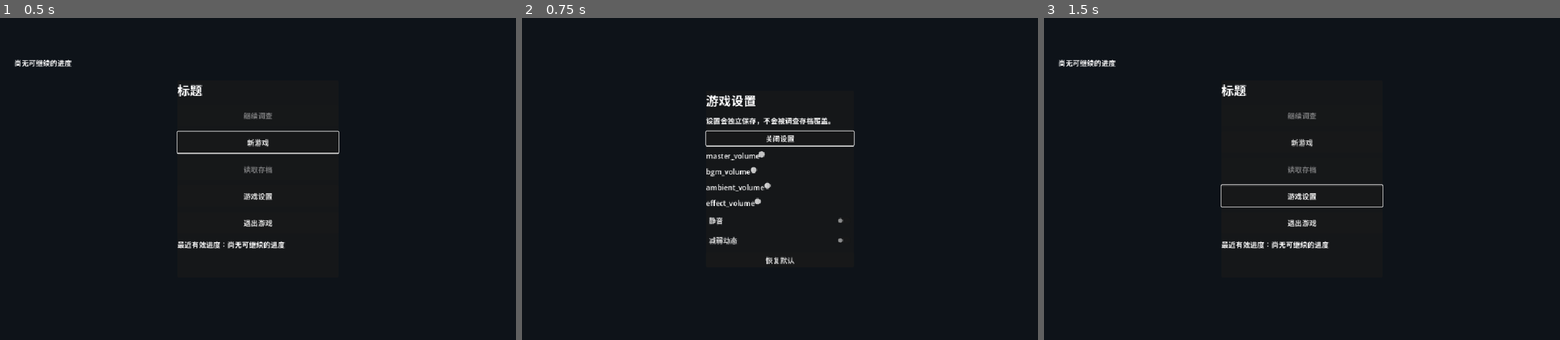
Above: before the commit, frames 1-3 (left to right).
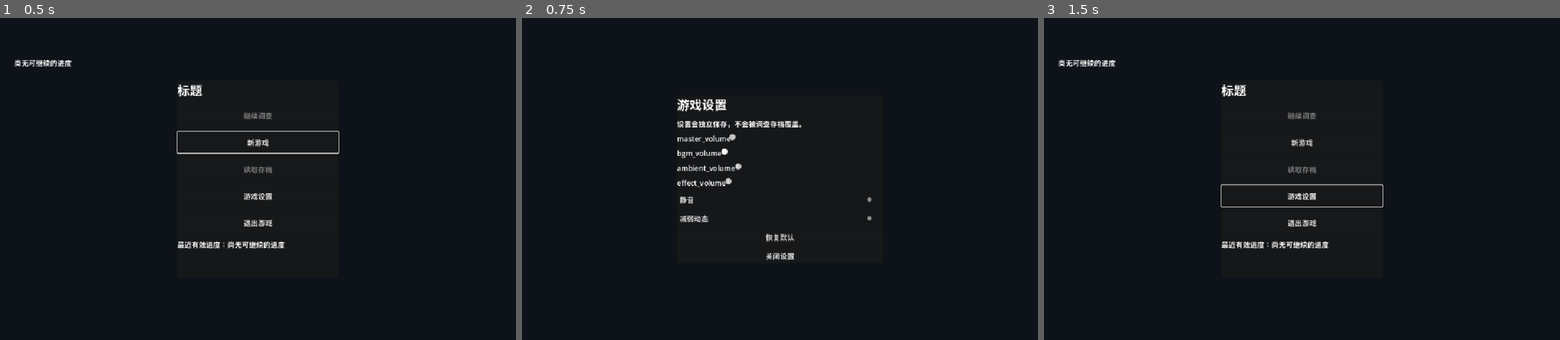
Above: after the commit, the same moments.

Repository: Rossgu25487/gamejam-2026-workspace
Game: Godot game, scene res://main/main.tscn
Two runs of this game, one before a commit and one after it. Both use one fixed random seed, a clock stepped at 60 frames per second and the inputs below.
Inputs:
- Up to frame 1 (0.5 s): no input
- Up to frame 2 (0.75 s): click "游戏设置" at 0.5 s
- Up to frame 3 (1.5 s): click "关闭设置" at 1.25 s

Frame 1 is identical in both runs. In frame 2, 3.0% of the frame differs, in the area x 30-68%, y 23-77%; in frame 3, nothing differs.

Commit message:
refactor: 将页面逻辑移入各自节点脚本

Diff:
--- a/game/main/main.gd
+++ b/game/main/main.gd
@@ -10,6 +10,10 @@
 @onready var counter_view: Control = $CounterView
 @onready var title_page: Control = $TitlePage
 @onready var pause_page: Control = $PausePage
+@onready var save_page: Control = $SavePage
+@onready var load_page: Control = $LoadPage
+@onready var settings_page: Control = $SettingsPage
+@onready var confirm_page: Control = $ConfirmPage
 
 var model: RefCounted
 var current_layer := "title"
@@ -19,11 +23,6 @@
 var confirm_origin := "title"
 var confirm_focus: Button
 var confirm_exits := false
-var confirm_panel: PanelContainer
-var subpage_panel: PanelContainer
-var confirm_cancel: Button
-var confirm_direct: Button
-var confirm_accept: Button
 var settings_service: Node
 var save_service: Node
 var game_start_service: Node
@@ -62,63 +61,24 @@
 	pause_page.settings_requested.connect(_on_settings)
 	pause_page.return_title_requested.connect(_on_return_title)
 	pause_page.exit_requested.connect(_on_pause_exit)
+	save_page.closed.connect(_on_close_subpage)
+	load_page.closed.connect(_on_close_subpage)
+	load_page.loaded.connect(_on_loaded)
+	settings_page.closed.connect(_on_close_subpage)
+	confirm_page.cancelled.connect(_on_confirm_cancel)
+	confirm_page.direct_requested.connect(_on_confirm_direct)
+	confirm_page.accepted.connect(_on_confirm_accept)
 	get_window().min_size = Vector2i(860, 560)
 	# 弹出子页面通用确认框初始化
-	_build_shared_pages()
 	_show_title()
-
-func _build_shared_pages() -> void:
-	# 分为弹出通用的确认框和提示子框，是跨标题/暂停共用的导航容器。
-	confirm_panel = _make_panel("离开确认", "当前调查尚未保存。请选择离开方式。")
-	# 确认按钮只初始化一次；重复打开时复用，避免 box 中不断累积按钮。
-	var confirm_box := confirm_panel.get_child(0) as VBoxContainer
-	confirm_cancel = Button.new()
-	confirm_cancel.text = "取消"
-	confirm_cancel.pressed.connect(_on_confirm_cancel)
-	confirm_box.add_child(confirm_cancel)
-	confirm_direct = Button.new()
-	confirm_direct.pressed.connect(_on_confirm_direct)
-	confirm_box.add_child(confirm_direct)
-	confirm_accept = Button.new()
-	confirm_accept.pressed.connect(_on_confirm_accept)
-	confirm_box.add_child(confirm_accept)
-	subpage_panel = _make_panel("游戏设置", "设置页由设置系统接管；本入口已接通。")
-	var close := Button.new()
-	close.text = "关闭设置"
-	close.pressed.connect(_on_close_subpage)
-	subpage_panel.get_child(0).add_child(close)
-	confirm_panel.hide()
-	subpage_panel.hide()
-
-func _make_panel(title: String, detail: String) -> PanelContainer:
-	# 面板放入全屏 CenterContainer，确保读取、设置和确认页始终居中。
-	var panel := PanelContainer.new()
-	panel.custom_minimum_size = Vector2(330, 0)
-	var host := CenterContainer.new()
-	# host始终铺满窗口；面板隐藏后，host不能截住下层按钮点击。
-	host.mouse_filter = Control.MOUSE_FILTER_IGNORE
-	host.set_anchors_and_offsets_preset(Control.PRESET_FULL_RECT)
-	add_child(host)
-	host.add_child(panel)
-	# 垂直容器，自动编排内部的节点
-	var box := VBoxContainer.new()
-	box.add_theme_constant_override("separation", 12)
-	panel.add_child(box)
-	var heading := Label.new()
-	heading.text = title
-	heading.add_theme_font_size_override("font_size", 28)
-	box.add_child(heading)
-	var subtitle := Label.new()
-	subtitle.text = detail
-	subtitle.autowrap_mode = TextServer.AUTOWRAP_WORD_SMART
-	box.add_child(subtitle)
-	return panel
 
 func _show_title() -> void:
 	# 返回标题时隐藏调查和所有上层页面，由标题页恢复自己的焦点。
 	current_layer = "title"
-	confirm_panel.hide()
-	subpage_panel.hide()
+	confirm_page.close_page()
+	save_page.close_page()
+	load_page.close_page()
+	settings_page.close_page()
 	pause_page.hide_page()
 	counter_view.hide()
 	title_page.show_page()
@@ -147,82 +107,32 @@
 	if not has_progress:
 		pause_page.set_save_available(false, "当前没有可保存的调查")
 		return
-	_open_subpage("保存存档", "请选择手动存档栏位（共3栏）。")
-	_build_save_buttons()
+	subpage_origin = current_layer
+	subpage_focus = pause_page.save_button
+	current_layer = "subpage"
+	title_page.hide_page(); pause_page.hide_page()
+	save_page.open(save_service, current_snapshot)
 func _on_load() -> void:
-	var records: Array = save_service.scan()
-	_open_subpage("读取存档", "请选择要读取的有效存档；读取失败会保留当前会话。")
-	_build_load_buttons(records)
+	subpage_origin = current_layer
+	subpage_focus = title_page.load_button if subpage_origin == "title" else pause_page.load_button
+	current_layer = "subpage"
+	title_page.hide_page(); pause_page.hide_page()
+	load_page.open(save_service)
 func _on_settings() -> void:
-	_open_subpage("游戏设置", "设置会独立保存，不会被调查存档覆盖。")
-	_build_settings_controls()
+	subpage_origin = current_layer
+	subpage_focus = title_page.settings_button if subpage_origin == "title" else pause_page.settings_button
+	current_layer = "subpage"
+	title_page.hide_page(); pause_page.hide_page()
+	settings_page.open(settings_service)
 
 func _on_start_ready(has_save: bool) -> void:
 	# 初始化服务完成后再决定标题页默认焦点。
 	title_page.apply_scan_result(has_save)
 
-func _clear_subpage_content() -> VBoxContainer:
-	var box := subpage_panel.get_child(0) as VBoxContainer
-	while box.get_child_count() > 3:
-		box.get_child(3).queue_free()
-	return box
-
-func _build_save_buttons() -> void:
-	var box := _clear_subpage_content()
-	for i in range(3):
-		var button := Button.new()
-		button.text = "手动存档 %d" % (i + 1)
-		button.pressed.connect(func() -> void:
-			if save_service.save_snapshot("manual", i, current_snapshot):
-				_on_close_subpage())
-		box.add_child(button)
-
-func _build_load_buttons(records: Array) -> void:
-	var box := _clear_subpage_content()
-	for record in records:
-		var button := Button.new()
-		var kind := str(record.get("slot_kind", "manual"))
-		var index := int(record.get("slot_index", 0))
-		button.text = "%s %d  |  序号 %s" % [kind, index + 1, str(record.get("save_sequence", "-"))]
-		button.pressed.connect(func() -> void:
-			var loaded: Dictionary = save_service.load_snapshot(kind, index)
-			if not loaded.is_empty():
-				current_snapshot = loaded
-				has_progress = true
-				_on_close_subpage())
-		box.add_child(button)
-	if records.is_empty():
-		var empty := Label.new()
-		empty.text = "没有可读取的有效存档"
-		box.add_child(empty)
-
-func _build_settings_controls() -> void:
-	var box := _clear_subpage_content()
-	for key in ["master_volume", "bgm_volume", "ambient_volume", "effect_volume"]:
-		var row := HBoxContainer.new()
-		var label := Label.new()
-		label.text = key
-		row.add_child(label)
-		var slider := HSlider.new()
-		slider.min_value = 0
-		slider.max_value = 100
-		slider.step = 5
-		slider.value = settings_service.get_value(key, 0)
-		slider.value_changed.connect(func(value: float) -> void: settings_service.set_value(key, int(value)))
-		row.add_child(slider)
-		box.add_child(row)
-	for key in ["mute", "reduce_motion"]:
-		var check := CheckButton.new()
-		check.text = "静音" if key == "mute" else "减弱动态"
-		check.button_pressed = settings_service.get_value(key, false)
-		check.toggled.connect(func(value: bool) -> void: settings_service.set_value(key, value))
-		box.add_child(check)
-	var reset := Button.new()
-	reset.text = "恢复默认"
-	reset.pressed.connect(func() -> void:
-		settings_service.restore_defaults()
-		_build_settings_controls())
-	box.add_child(reset)
+func _on_loaded(snapshot: Dictionary) -> void:
+	current_snapshot = snapshot.duplicate(true)
+	has_progress = true
+	_on_close_subpage()
 
 func _open_pause() -> void:
 	if current_layer != "investigation": return
@@ -235,16 +145,13 @@
 	subpage_focus = title_page.load_button if title == "读取存档" and subpage_origin == "title" else (pause_page.load_button if title == "读取存档" else (title_page.settings_button if subpage_origin == "title" else pause_page.settings_button))
 	current_layer = "subpage"
 	# 通用弹出子框赋值
-	var box := subpage_panel.get_child(0) as VBoxContainer
-	(box.get_child(0) as Label).text = title
-	(box.get_child(1) as Label).text = detail
 	title_page.hide_page()
 	pause_page.hide_page()
-	subpage_panel.show()
-	(box.get_child(2) as Button).grab_focus()
+	if title == "读取存档": load_page.open(save_service)
+	elif title == "游戏设置": settings_page.open(settings_service)
 
 func _on_close_subpage() -> void:
-	subpage_panel.hide()
+	save_page.close_page(); load_page.close_page(); settings_page.close_page()
 	if subpage_origin == "title": _show_title()
 	else: current_layer = "pause"; pause_page.show_page()
 	if is_instance_valid(subpage_focus): subpage_focus.grab_focus()
@@ -259,21 +166,12 @@
 	confirm_origin = current_layer
 	confirm_focus = title_page.exit_button if confirm_origin == "title" else pause_page.exit_button
 	current_layer = "confirm"
-	var box := confirm_panel.get_child(0) as VBoxContainer
-	(box.get_child(0) as Label).text = title
-	(box.get_child(1) as Label).text = detail
-	# 只更新已有按钮，不在每次打开时创建新节点或重复连接信号。
-	confirm_direct.text = "直接退出" if exits else "直接返回"
-	confirm_direct.visible = confirm_origin != "title"
-	confirm_accept.text = accept_text
-	confirm_accept.disabled = confirm_origin != "title"
 	title_page.hide_page()
 	pause_page.hide_page()
-	confirm_panel.show()
-	confirm_cancel.grab_focus()
+	confirm_page.open(title, detail, "直接退出" if exits else "直接返回", accept_text, confirm_origin != "title", confirm_origin == "title")
 
 func _on_confirm_cancel() -> void:
-	confirm_panel.hide()
+	confirm_page.close_page()
 	if confirm_origin == "title": _show_title()
 	else: current_layer = "pause"; pause_page.show_page()
 	if is_instance_valid(confirm_focus): confirm_focus.grab_focus()
@@ -281,7 +179,7 @@
 	if confirm_exits: get_tree().quit()
 	else: _show_title()
 func _on_confirm_accept() -> void:
-	if confirm_accept.disabled:
+	if not confirm_page.accept_button.visible:
 		return
 	_on_confirm_direct()
 
--- a/game/main/main.tscn
+++ b/game/main/main.tscn
@@ -4,6 +4,10 @@
 [ext_resource type="PackedScene" path="res://ui/counter_view.tscn" id="2"]
 [ext_resource type="PackedScene" path="res://title_page/title_page.tscn" id="3"]
 [ext_resource type="PackedScene" path="res://pause_page/pause_page.tscn" id="4"]
+[ext_resource type="PackedScene" path="res://pages/save_page.tscn" id="5"]
+[ext_resource type="PackedScene" path="res://pages/load_page.tscn" id="6"]
+[ext_resource type="PackedScene" path="res://pages/settings_page.tscn" id="7"]
+[ext_resource type="PackedScene" path="res://pages/confirm_page.tscn" id="8"]
 
 [node name="Main" type="Control" unique_id=253744139]
 layout_mode = 3
@@ -23,3 +27,15 @@
 [node name="PausePage" parent="." unique_id=1702305681 instance=ExtResource("4")]
 grow_horizontal = 2
 grow_vertical = 2
+
+[node name="SavePage" parent="." instance=ExtResource("5")]
+layout_mode = 1
+
+[node name="LoadPage" parent="." instance=ExtResource("6")]
+layout_mode = 1
+
+[node name="SettingsPage" parent="." instance=ExtResource("7")]
+layout_mode = 1
+
+[node name="ConfirmPage" parent="." instance=ExtResource("8")]
+layout_mode = 1
--- /dev/null
+++ b/game/pages/confirm_page.gd
@@ -0,0 +1,57 @@
+extends Control
+## 确认页只负责确认文案、按钮状态和用户选择。
+
+signal cancelled
+signal direct_requested
+signal accepted
+
+var panel: PanelContainer
+var box: VBoxContainer
+var cancel_button: Button
+var direct_button: Button
+var accept_button: Button
+
+func _ready() -> void:
+	_build_page()
+	hide()
+
+func _build_page() -> void:
+	var host := CenterContainer.new()
+	host.set_anchors_and_offsets_preset(Control.PRESET_FULL_RECT)
+	host.mouse_filter = Control.MOUSE_FILTER_IGNORE
+	add_child(host)
+	panel = PanelContainer.new()
+	panel.custom_minimum_size = Vector2(400, 0)
+	host.add_child(panel)
+	box = VBoxContainer.new()
+	box.add_theme_constant_override("separation", 10)
+	panel.add_child(box)
+	var title := Label.new()
+	title.add_theme_font_size_override("font_size", 28)
+	box.add_child(title)
+	var detail := Label.new()
+	detail.autowrap_mode = TextServer.AUTOWRAP_WORD_SMART
+	box.add_child(detail)
+	cancel_button = _button("取消", cancelled.emit)
+	direct_button = _button("直接返回", direct_requested.emit)
+	accept_button = _button("确认", accepted.emit)
+
+func _button(text: String, callback: Callable) -> Button:
+	var button := Button.new()
+	button.text = text
+	button.pressed.connect(callback)
+	box.add_child(button)
+	return button
+
+func open(title: String, detail: String, direct_text: String, accept_text: String, show_direct: bool, show_accept: bool) -> void:
+	(box.get_child(0) as Label).text = title
+	(box.get_child(1) as Label).text = detail
+	direct_button.text = direct_text
+	direct_button.visible = show_direct
+	accept_button.text = accept_text
+	accept_button.visible = show_accept
+	show()
+	cancel_button.grab_focus()
+
+func close_page() -> void:
+	hide()
--- /dev/null
+++ b/game/pages/confirm_page.tscn
@@ -0,0 +1,12 @@
+[gd_scene load_steps=2 format=3]
+
+[ext_resource type="Script" path="res://pages/confirm_page.gd" id="1"]
+
+[node name="ConfirmPage" type="Control"]
+layout_mode = 3
+anchors_preset = 15
+anchor_right = 1.0
+anchor_bottom = 1.0
+grow_horizontal = 2
+grow_vertical = 2
+script = ExtResource("1")
--- /dev/null
+++ b/game/pages/load_page.gd
@@ -0,0 +1,73 @@
+extends Control
+## 读取页只负责有效存档列表、焦点和读取结果展示。
+
+signal closed
+signal loaded(snapshot: Dictionary)
+
+var save_service: Node
+var panel: PanelContainer
+var box: VBoxContainer
+
+func _ready() -> void:
+	_build_page()
+	hide()
+
+func _build_page() -> void:
+	var host := CenterContainer.new()
+	host.set_anchors_and_offsets_preset(Control.PRESET_FULL_RECT)
+	host.mouse_filter = Control.MOUSE_FILTER_IGNORE
+	add_child(host)
+	panel = PanelContainer.new()
+	panel.custom_minimum_size = Vector2(420, 0)
+	host.add_child(panel)
+	box = VBoxContainer.new()
+	box.add_theme_constant_override("separation", 10)
+	panel.add_child(box)
+	var title := Label.new()
+	title.text = "读取存档"
+	title.add_theme_font_size_override("font_size", 28)
+	box.add_child(title)
+	var detail := Label.new()
+	detail.text = "请选择有效存档；读取失败会保留当前会话。"
+	detail.autowrap_mode = TextServer.AUTOWRAP_WORD_SMART
+	box.add_child(detail)
+	var close := Button.new()
+	close.text = "关闭读取"
+	close.pressed.connect(closed.emit)
+	box.add_child(close)
+
+func open(service: Node) -> void:
+	save_service = service
+	_clear_records()
+	var records: Array = save_service.scan() if is_instance_valid(save_service) else []
+	if records.is_empty():
+		var empty := Label.new()
+		empty.text = "没有可读取的有效存档"
+		box.add_child(empty)
+	else:
+		for record in records:
+			_add_record_button(record)
+	show()
+	var focus_index := 3 if not records.is_empty() else 2
+	var focus_control := box.get_child(focus_index) as Control
+	if is_instance_valid(focus_control): focus_control.grab_focus()
+
+func close_page() -> void:
+	hide()
+
+func _clear_records() -> void:
+	while box.get_child_count() > 3:
+		box.get_child(3).queue_free()
+
+func _add_record_button(record: Dictionary) -> void:
+	var kind := str(record.get("slot_kind", "manual"))
+	var index := int(record.get("slot_index", 0))
+	var button := Button.new()
+	button.text = "%s %d  |  序号 %s" % [kind, index + 1, str(record.get("save_sequence", "-"))]
+	button.pressed.connect(_load_slot.bind(kind, index))
+	box.add_child(button)
+
+func _load_slot(kind: String, index: int) -> void:
+	var record: Dictionary = save_service.load_snapshot(kind, index) if is_instance_valid(save_service) else {}
+	if not record.is_empty():
+		loaded.emit(record)
--- /dev/null
+++ b/game/pages/load_page.tscn
@@ -0,0 +1,12 @@
+[gd_scene load_steps=2 format=3]
+
+[ext_resource type="Script" path="res://pages/load_page.gd" id="1"]
+
+[node name="LoadPage" type="Control"]
+layout_mode = 3
+anchors_preset = 15
+anchor_right = 1.0
+anchor_bottom = 1.0
+grow_horizontal = 2
+grow_vertical = 2
+script = ExtResource("1")
--- /dev/null
+++ b/game/pages/save_page.gd
@@ -0,0 +1,56 @@
+extends Control
+## 保存页只负责手动存档栏位的显示、焦点和点击处理。
+
+signal closed
+
+var save_service: Node
+var snapshot: Dictionary = {}
+var panel: PanelContainer
+var box: VBoxContainer
+
+func _ready() -> void:
+	_build_page()
+	hide()
+
+func _build_page() -> void:
+	var host := CenterContainer.new()
+	host.set_anchors_and_offsets_preset(Control.PRESET_FULL_RECT)
+	host.mouse_filter = Control.MOUSE_FILTER_IGNORE
+	add_child(host)
+	panel = PanelContainer.new()
+	panel.custom_minimum_size = Vector2(380, 0)
+	host.add_child(panel)
+	box = VBoxContainer.new()
+	box.add_theme_constant_override("separation", 10)
+	panel.add_child(box)
+	var title := Label.new()
+	title.text = "保存存档"
+	title.add_theme_font_size_override("font_size", 28)
+	box.add_child(title)
+	var detail := Label.new()
+	detail.text = "请选择一个手动存档栏位。"
+	detail.autowrap_mode = TextServer.AUTOWRAP_WORD_SMART
+	box.add_child(detail)
+	for index in range(3):
+		var button := Button.new()
+		button.text = "手动存档 %d" % (index + 1)
+		button.pressed.connect(_save_slot.bind(index))
+		box.add_child(button)
+	var close := Button.new()
+	close.text = "关闭保存"
+	close.pressed.connect(closed.emit)
+	box.add_child(close)
+
+func open(service: Node, current_snapshot: Dictionary) -> void:
+	save_service = service
+	snapshot = current_snapshot.duplicate(true)
+	show()
+	var first := box.get_child(2) as Button
+	if is_instance_valid(first): first.grab_focus()
+
+func close_page() -> void:
+	hide()
+
+func _save_slot(index: int) -> void:
+	if is_instance_valid(save_service) and save_service.save_snapshot("manual", index, snapshot):
+		closed.emit()
--- /dev/null
+++ b/game/pages/save_page.tscn
@@ -0,0 +1,12 @@
+[gd_scene load_steps=2 format=3]
+
+[ext_resource type="Script" path="res://pages/save_page.gd" id="1"]
+
+[node name="SavePage" type="Control"]
+layout_mode = 3
+anchors_preset = 15
+anchor_right = 1.0
+anchor_bottom = 1.0
+grow_horizontal = 2
+grow_vertical = 2
+script = ExtResource("1")
--- /dev/null
+++ b/game/pages/settings_page.gd
@@ -0,0 +1,83 @@
+extends Control
+## 设置页只负责控件创建、焦点和设置值的即时提交。
+
+signal closed
+
+var settings_service: Node
+var panel: PanelContainer
+var box: VBoxContainer
+
+func _ready() -> void:
+	_build_page()
+	hide()
+
+func _build_page() -> void:
+	var host := CenterContainer.new()
+	host.set_anchors_and_offsets_preset(Control.PRESET_FULL_RECT)
+	host.mouse_filter = Control.MOUSE_FILTER_IGNORE
+	add_child(host)
+	panel = PanelContainer.new()
+	panel.custom_minimum_size = Vector2(460, 0)
+	host.add_child(panel)
+	box = VBoxContainer.new()
+	box.add_theme_constant_override("separation", 10)
+	panel.add_child(box)
+	var title := Label.new()
+	title.text = "游戏设置"
+	title.add_theme_font_size_override("font_size", 28)
+	box.add_child(title)
+	var detail := Label.new()
+	detail.text = "设置会独立保存，不会被调查存档覆盖。"
+	detail.autowrap_mode = TextServer.AUTOWRAP_WORD_SMART
+	box.add_child(detail)
+	var close := Button.new()
+	close.text = "关闭设置"
+	close.pressed.connect(closed.emit)
+	box.add_child(close)
+
+func open(service: Node) -> void:
+	settings_service = service
+	_rebuild_controls()
+	show()
+	var first_row := box.get_child(3) as HBoxContainer
+	if is_instance_valid(first_row) and first_row.get_child_count() > 1:
+		(first_row.get_child(1) as Control).grab_focus()
+
+func close_page() -> void:
+	hide()
+
+func _rebuild_controls() -> void:
+	while box.get_child_count() > 3:
+		box.get_child(3).queue_free()
+	for key in ["master_volume", "bgm_volume", "ambient_volume", "effect_volume"]:
+		var row := HBoxContainer.new()
+		var label := Label.new()
+		label.text = key
+		row.add_child(label)
+		var slider := HSlider.new()
+		slider.min_value = 0
+		slider.max_value = 100
+		slider.step = 5
+		slider.value = settings_service.get_value(key, 0)
+		slider.value_changed.connect(_set_value.bind(key))
+		row.add_child(slider)
+		box.add_child(row)
+	for key in ["mute", "reduce_motion"]:
+		var check := CheckButton.new()
+		check.text = "静音" if key == "mute" else "减弱动态"
+		check.button_pressed = settings_service.get_value(key, false)
+		check.toggled.connect(_set_value.bind(key))
+		box.add_child(check)
+	var reset := Button.new()
+	reset.text = "恢复默认"
+	reset.pressed.connect(_restore_defaults)
+	box.add_child(reset)
+	var close := box.get_child(2) as Button
+	box.move_child(close, box.get_child_count() - 1)
+
+func _set_value(value, key: String) -> void:
+	if is_instance_valid(settings_service): settings_service.set_value(key, value if key in ["mute", "reduce_motion"] else int(value))
+
+func _restore_defaults() -> void:
+	if is_instance_valid(settings_service): settings_service.restore_defaults()
+	_rebuild_controls()
--- /dev/null
+++ b/game/pages/settings_page.tscn
@@ -0,0 +1,12 @@
+[gd_scene load_steps=2 format=3]
+
+[ext_resource type="Script" path="res://pages/settings_page.gd" id="1"]
+
+[node name="SettingsPage" type="Control"]
+layout_mode = 3
+anchors_preset = 15
+anchor_right = 1.0
+anchor_bottom = 1.0
+grow_horizontal = 2
+grow_vertical = 2
+script = ExtResource("1")
Not shown, added: game/pages/confirm_page.gd.uid
Not shown, added: game/pages/load_page.gd.uid
Not shown, added: game/pages/save_page.gd.uid
Not shown, added: game/pages/settings_page.gd.uid
